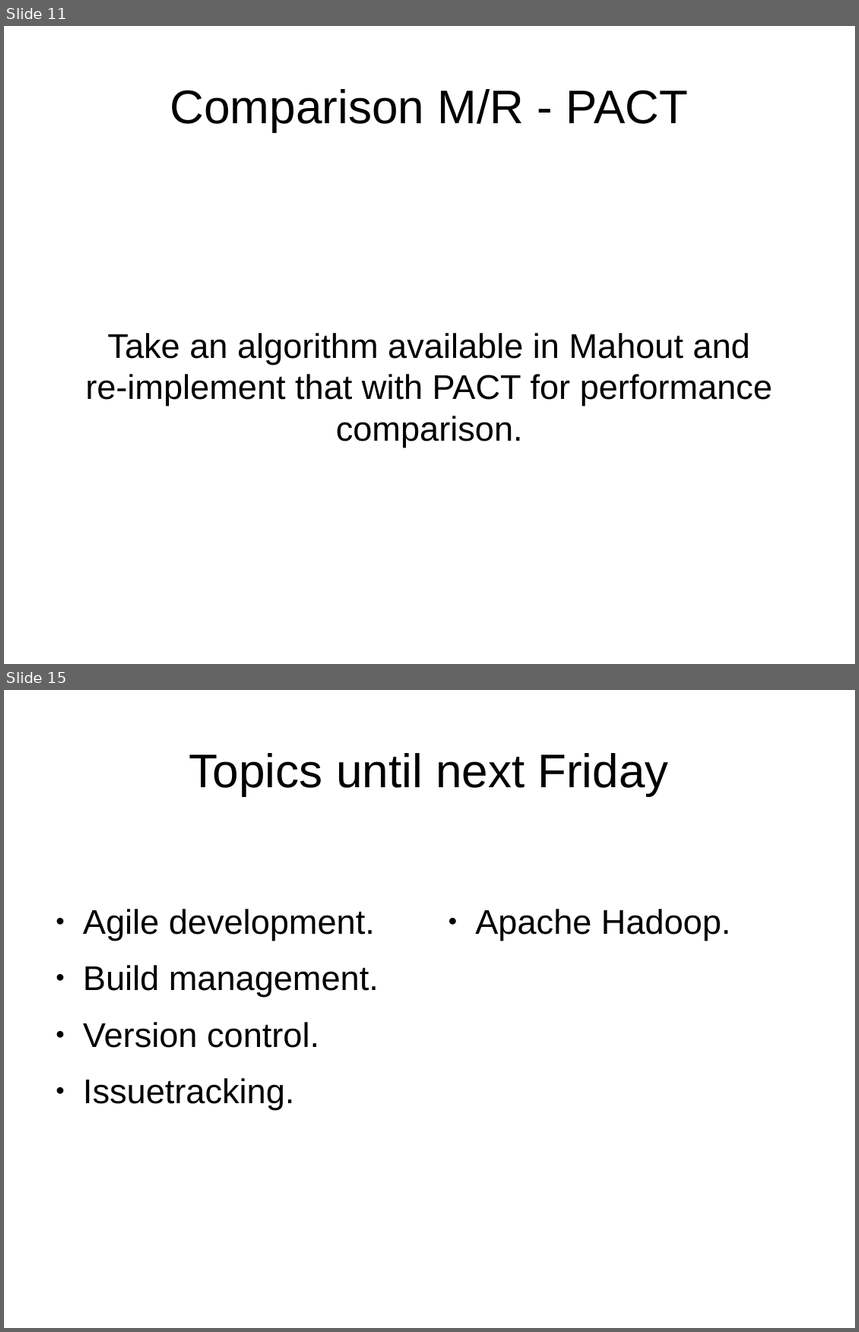
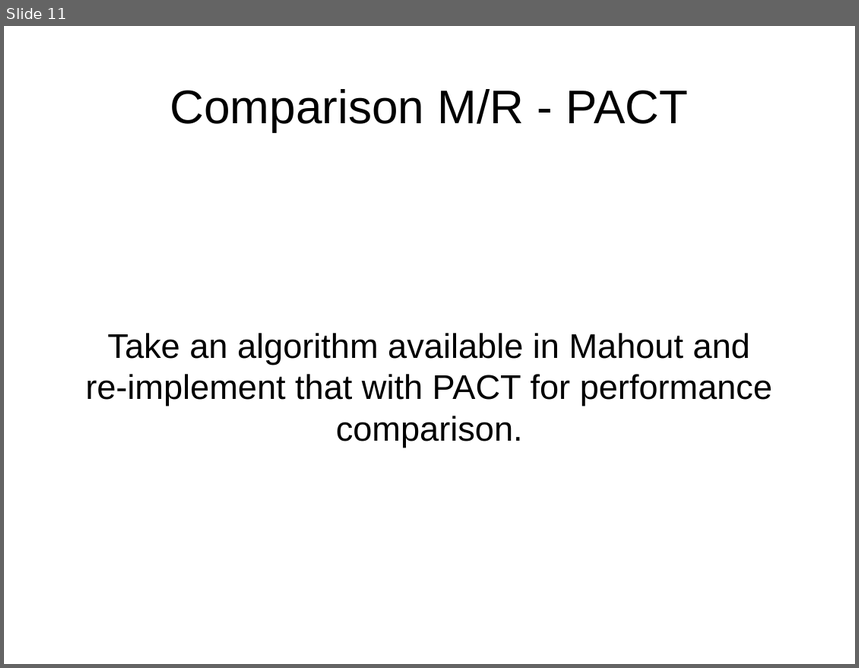
Before and after one commit to MaineC/aim3-tu-berlin, a slide deck: slides/project.odp. Shown one above the other, each under a label of ours: slides 11 and 15 before the commit, slide 11 after it; the slides between them are not shown. The pictures are 859x1332 and 859x668 pixels, drawn with LibreOffice and Linux fonts; fonts in the diff are those of the drawing. Boxes give left, top, right and bottom in pixels: in the first picture for what was removed or moved away, otherwise in the second. Text is boxed around its words. In the diff, an @@ line names an element or a change of style, - is before the commit and + after.

```diff
--- a/slides/project.odp
+++ b/slides/project.odp
@@ slide 15 removed at (4,690,855,1328), background #FFFFFF @@
@@ title removed at (189,753,668,796) @@
-Topics until next Friday
@@ text removed at (83,909,379,1110) @@
-● Agile development.
-● Build management.
-● Version control.
-● Issuetracking.
@@ text removed at (475,909,731,941) @@
-● Apache Hadoop.
```
Also in this commit, not shown: 3 slides changed, 2 slides added, 1 other slide removed.
